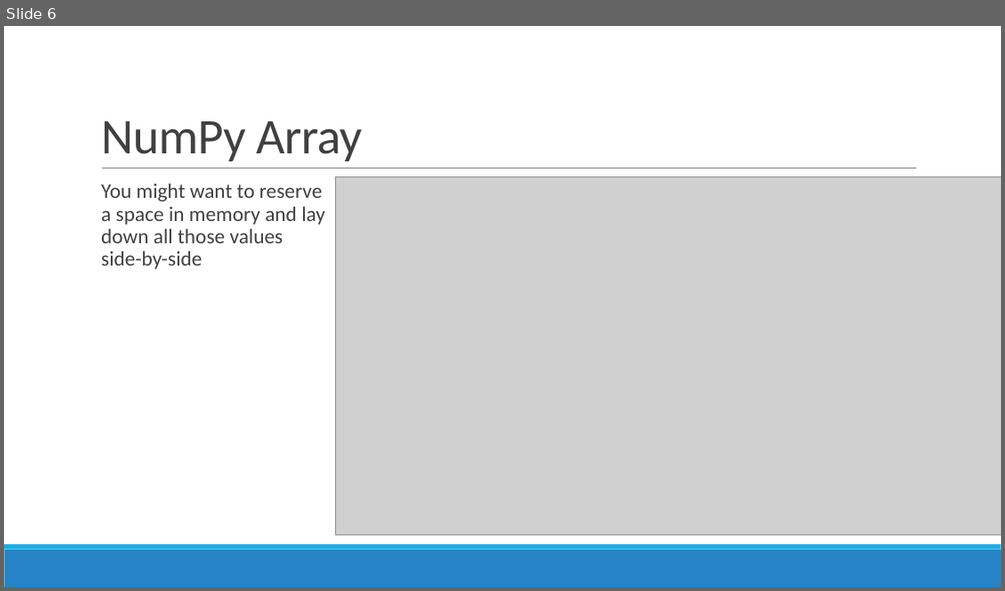
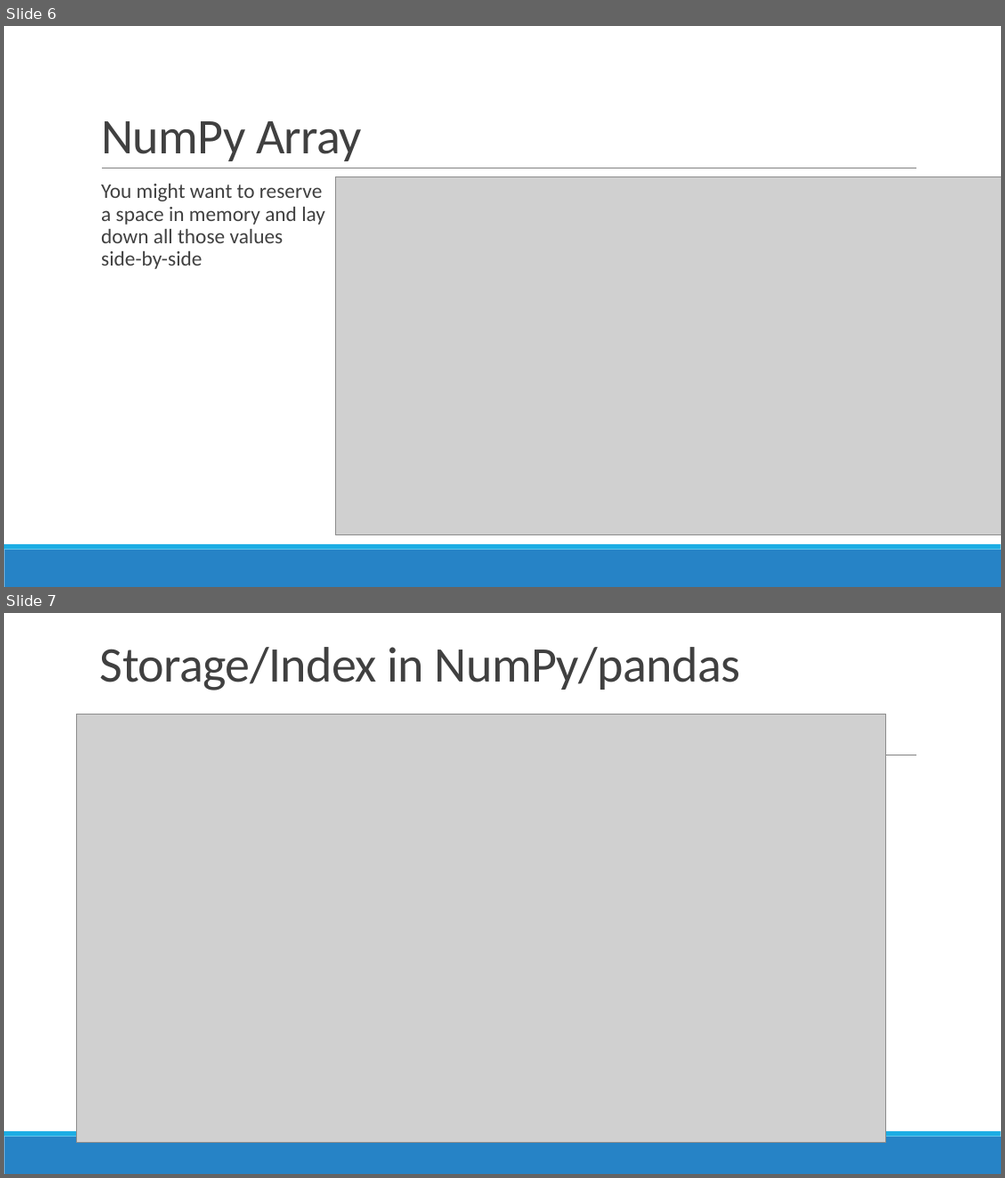
Before and after one commit to steven-king/mj583, a slide deck: class-08-numpy+pandas/numpy-pandas.pptx. Shown one above the other, each under a label of ours: slide 6 before the commit, slides 6 and 7 after it. The pictures are 1005x591 and 1005x1178 pixels, drawn with LibreOffice and Linux fonts; fonts in the diff are those of the drawing; grey boxes stand for pictures. Boxes give left, top, right and bottom in pixels: in the first picture for what was removed or moved away, otherwise in the second. Text is boxed around its words. In the diff, an @@ line names an element or a change of style, - is before the commit and + after.

```diff
--- a/class-08-numpy+pandas/numpy-pandas.pptx
+++ b/class-08-numpy+pandas/numpy-pandas.pptx
@@ slide 7 added at bbox=[4, 613, 1001, 1174], background #FFFFFF; not listed: 3 template elements that a slide beside it also shows @@
@@ title added at bbox=[100, 647, 741, 690], 48 pt, text #404040 @@
+Storage/Index in NumPy/pandas
@@ picture added at bbox=[77, 714, 886, 1143] @@
```
Also in this commit, not shown: 8 other slides added, 2 other files.
